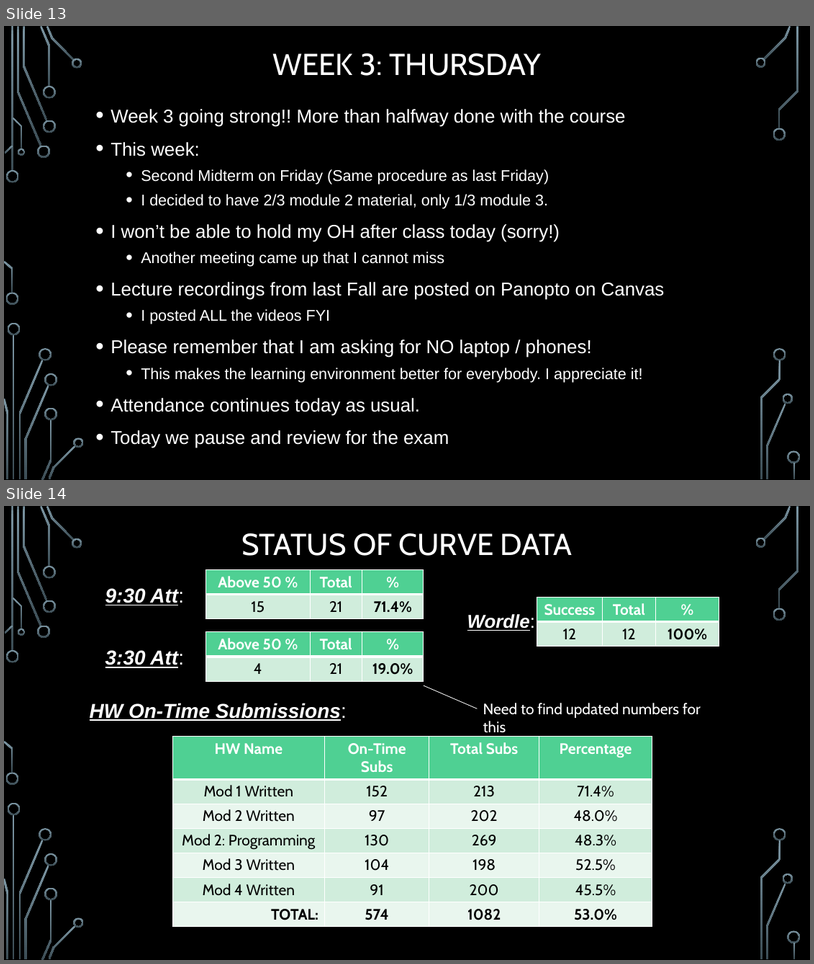
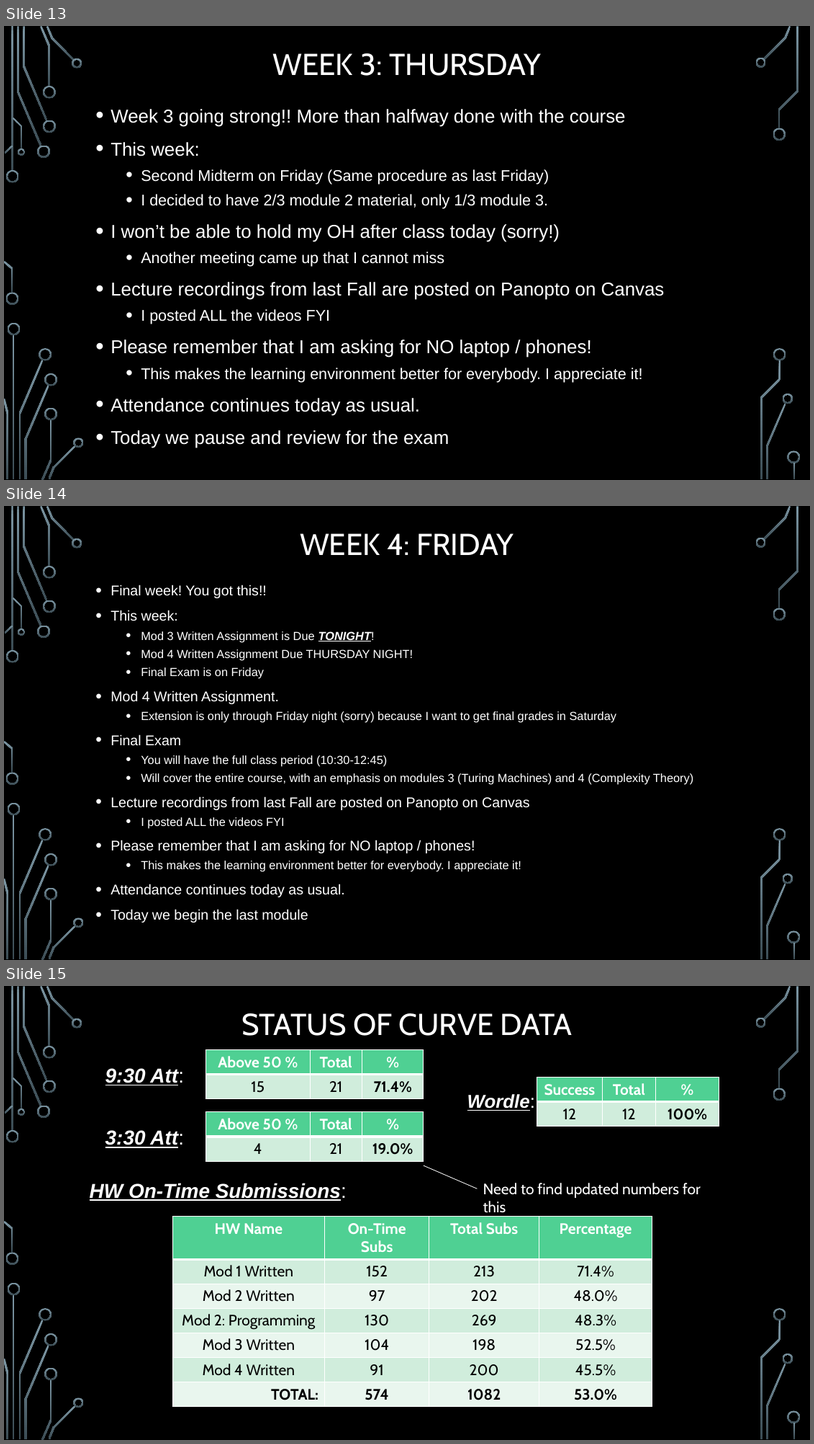
Before and after one commit to markfloryan/dmt2, a slide deck: slides/00-DailyAnnouncements.pptx. Shown one above the other, each under a label of ours: slides 13 and 14 before the commit, slides 13, 14 and 15 after it. The pictures are 814x964 and 814x1444 pixels, drawn with LibreOffice and Linux fonts; fonts in the diff are those of the drawing; background and template pictures are left out. Boxes give left, top, right and bottom in pixels: in the first picture for what was removed or moved away, otherwise in the second. Text is boxed around its words. In the diff, an @@ line names an element or a change of style, - is before the commit and + after.

Commit message:
announcements, adding summer exam

```diff
--- a/slides/00-DailyAnnouncements.pptx
+++ b/slides/00-DailyAnnouncements.pptx
@@ slide 14 added at bbox=[4, 506, 810, 960], background picture (left out); not listed: 36 template elements that a slide beside it also shows @@
@@ title added at bbox=[300, 533, 514, 555], 36 pt, text #FFFFFF @@
+WEEK 4: FRIDAY
@@ text added at bbox=[111, 584, 694, 922], 14 pt, text #FFFFFF @@
+• Final week! You got this!!
+• This week:
+  • Mod 3 Written Assignment is Due TONIGHT!
+  • Mod 4 Written Assignment Due THURSDAY NIGHT!
+  • Final Exam is on Friday
+• Mod 4 Written Assignment.
+  • Extension is only through Friday night (sorry) because I want to get final grades in Saturday
+• Final Exam
+  • You will have the full class period (10:30-12:45)
+  • Will cover the entire course, with an emphasis on modules 3 (Turing Machines) and 4 (Complexity Theory)
+• Lecture recordings from last Fall are posted on Panopto on Canvas
+  • I posted ALL the videos FYI
+• Please remember that I am asking for NO laptop / phones!
+  • This makes the learning environment better for everybody. I appreciate it!
+• Attendance continues today as usual.
+• Today we begin the last module
@@ what was slide 14 is now slide 15 @@
```
Also in this commit, not shown: 2 other files.
